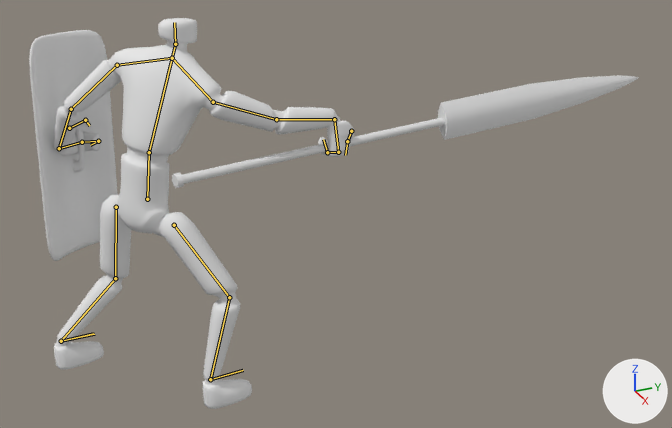
The Blender file Animation/Enemy1Attack1.blend, before and after one commit.
Before and after are seen from a 50 mm lens placed at (350.0, 2.0, 233.0), pointed at (-7.0, 163.0, 54.0). The lights are fixed; the arrows at lower right show +X, +Y and +Z. Both versions are drawn at frame 24 of the action 'Enemy1Attack1'; the numbers are the values there. The bones that bend it are drawn over the model as lines.

In view in the first picture: 'Enemy1', 'Shield', 'Spear'.
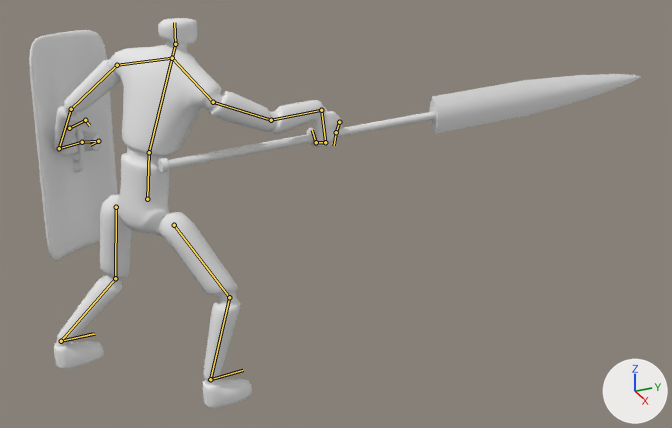
Location of each change, [x1, y1, x2, y2] in pixels of the pictures (672 x 428 px):
'Enemy1', posed: before [54, 18, 354, 409]; after [54, 18, 342, 409]
'Spear', posed (12% shorter): before [172, 75, 639, 188]; after [158, 74, 641, 173]

What changed in the scene script:
```text
Change bone_hand_ik_r:
    where bone_hand_ik_r = bpy.data.objects['Enemy1Skeleton'].pose.bones['hand_ik_r']
    bone_hand_ik_r.location: (-78.7, -34.2, -22.0) -> (-77.2, -42.3, -27.8)
    bone_hand_ik_r.rotation_quaternion: (0.95, -0.305, -0.055, 0.048) -> (0.954, -0.297, -0.027, 0.031)  # degrees (-36, -4, 7) -> degrees (-35, -2, 4)
Change bone_elbow_pole_r:
    where bone_elbow_pole_r = bpy.data.objects['Enemy1Skeleton'].pose.bones['elbow_pole.r']
    bone_elbow_pole_r.location: (-1.4, 24.6, -19.9) -> (-7.8, 17.0, -1.5)
```
